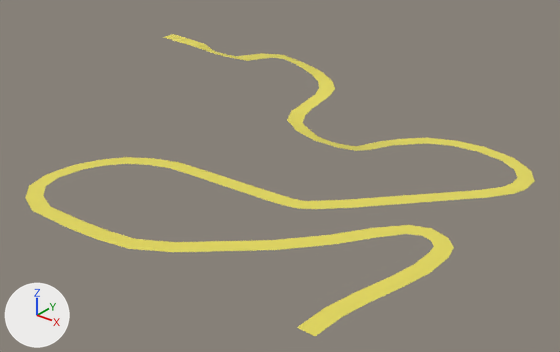
The glTF model models/road.glb as it was, and as the next commit left it.
Camera for both pictures: a 50 mm camera at (549.0, -667.0, 412.0) aimed at (37.0, -26.0, 15.0). Arrows for +X, +Y and +Z are at lower left; the lights stay in place. Vertices at the same position are counted once.

The first picture shows 'Straße'.
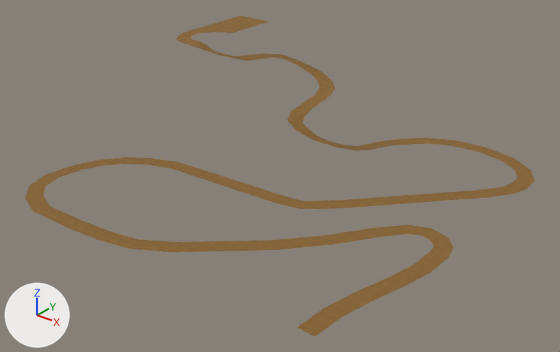
What differs and where, as boxes [x1, y1, x2, y2] in the pictures (560 x 352 px):
'Straße', reshaped
    before: [25, 34, 535, 336]
    after: [25, 16, 535, 336]
part 1 of me_plane_004, built on
    before: [164, 34, 204, 47]
    after: [177, 16, 269, 47]
part 2 of me_plane_004, recoloured (yellow to brown)
    both: [25, 44, 535, 336]

The edits, one by one:
Picture 'strasse3' (img_strasse3) is new.
Material 'Strasse' (mat_strasse) is new.
Its texture is img_strasse3.
Its roughness is 0.799.
me_plane_004 is used by ob_straße; location (-43.8, 21.5, 35.1).
me_plane_004 had 126 vertices, 124 faces and spanned x -178.0..311.0, y -268.0..208.0, z -33.0..86.0.
me_plane_004 now has 154 vertices, 152 faces and spans x -177.0..311.0, y -268.0..208.0, z -33.0..84.0.
Part 1, on me_plane_004:
2 vertices move from x -178.0, y 20.0..40.0, z 86.0 to x -128.0, y 20.0..40.0, z 84.0.
28 vertices are added at x -177.0..-121.0, y 20.0..179.0, z 84.0.
28 new faces join them.
me_plane_004 part 2: 124 faces spanning x -159.0..311.0, y -268.0..208.0, z -33.0..84.0 switch from mat_straße_gelb (yellow #e7db5c) to mat_strasse (picture img_strasse3).
